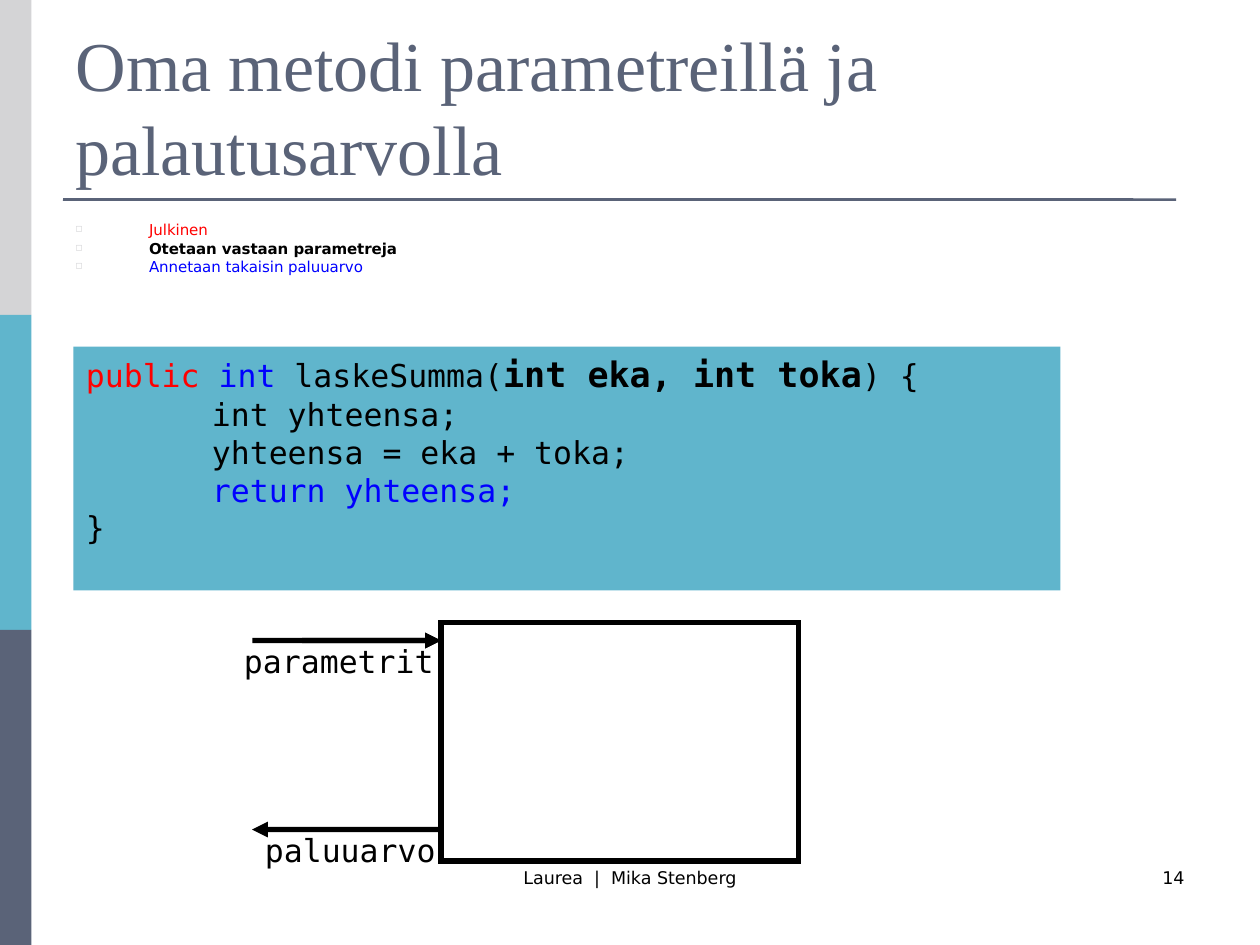
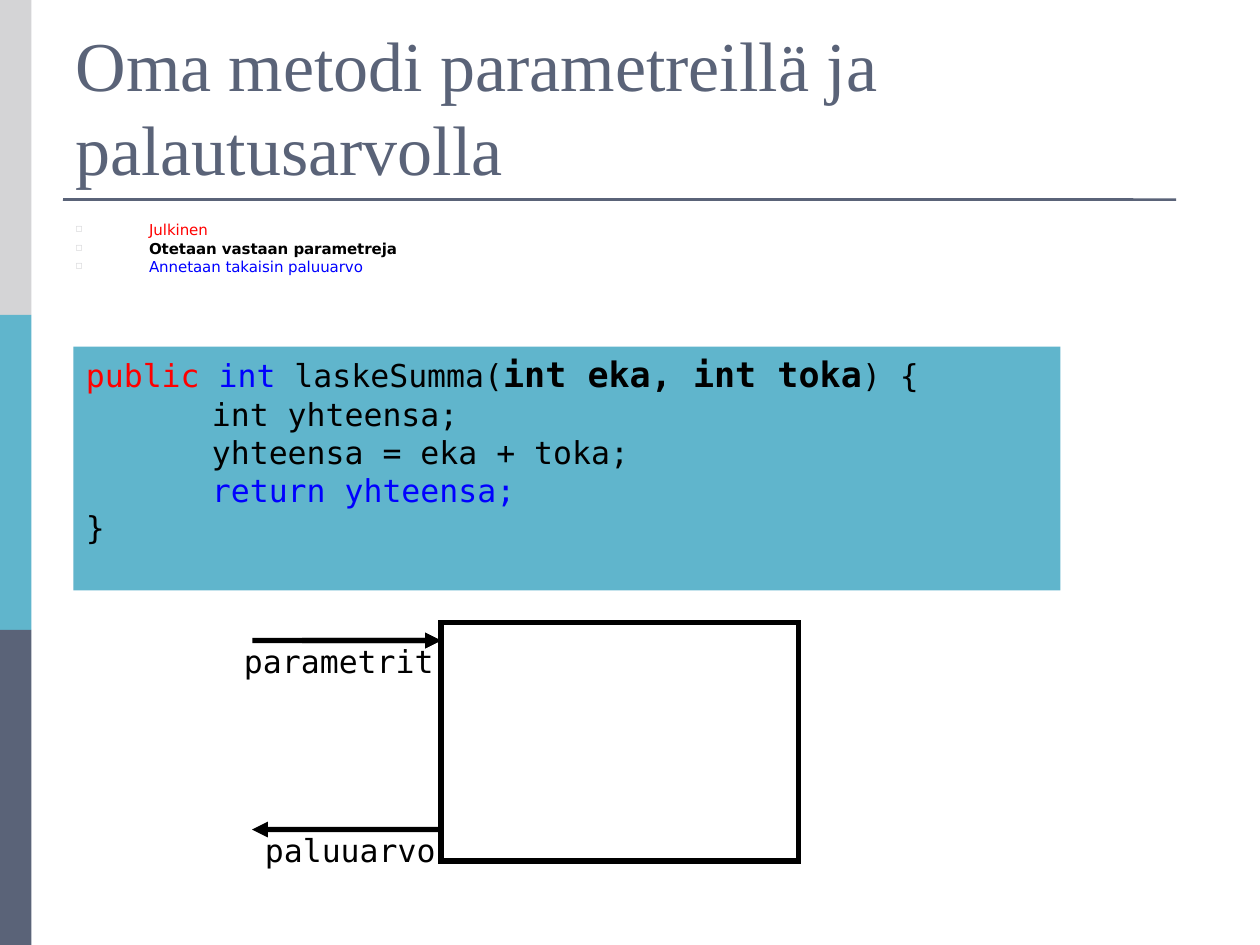
Before and after one commit to mjstenbe/OO_2017, a slide deck: slide 14 of Lecture materials (Antonius)/R0027-Luento-6-Metodit.ppt. Drawn at 1260x945 pixels with LibreOffice and Linux fonts; fonts in the diff are those of the drawing. Boxes give left, top, right and bottom in pixels: in the first picture for what was removed or moved away, otherwise in the second. Text is boxed around its words. In the diff, an @@ line names an element or a change of style, - is before the commit and + after.

```diff
--- a/Lecture materials (Antonius)/R0027-Luento-6-Metodit.ppt
+++ b/Lecture materials (Antonius)/R0027-Luento-6-Metodit.ppt
@@ text removed at (523,871,736,888) @@
-Laurea | Mika Stenberg
@@ page number removed at (1162,871,1184,884) @@
-14
```
Also in this commit, not shown: 14 other slides changed, 4 other files.
